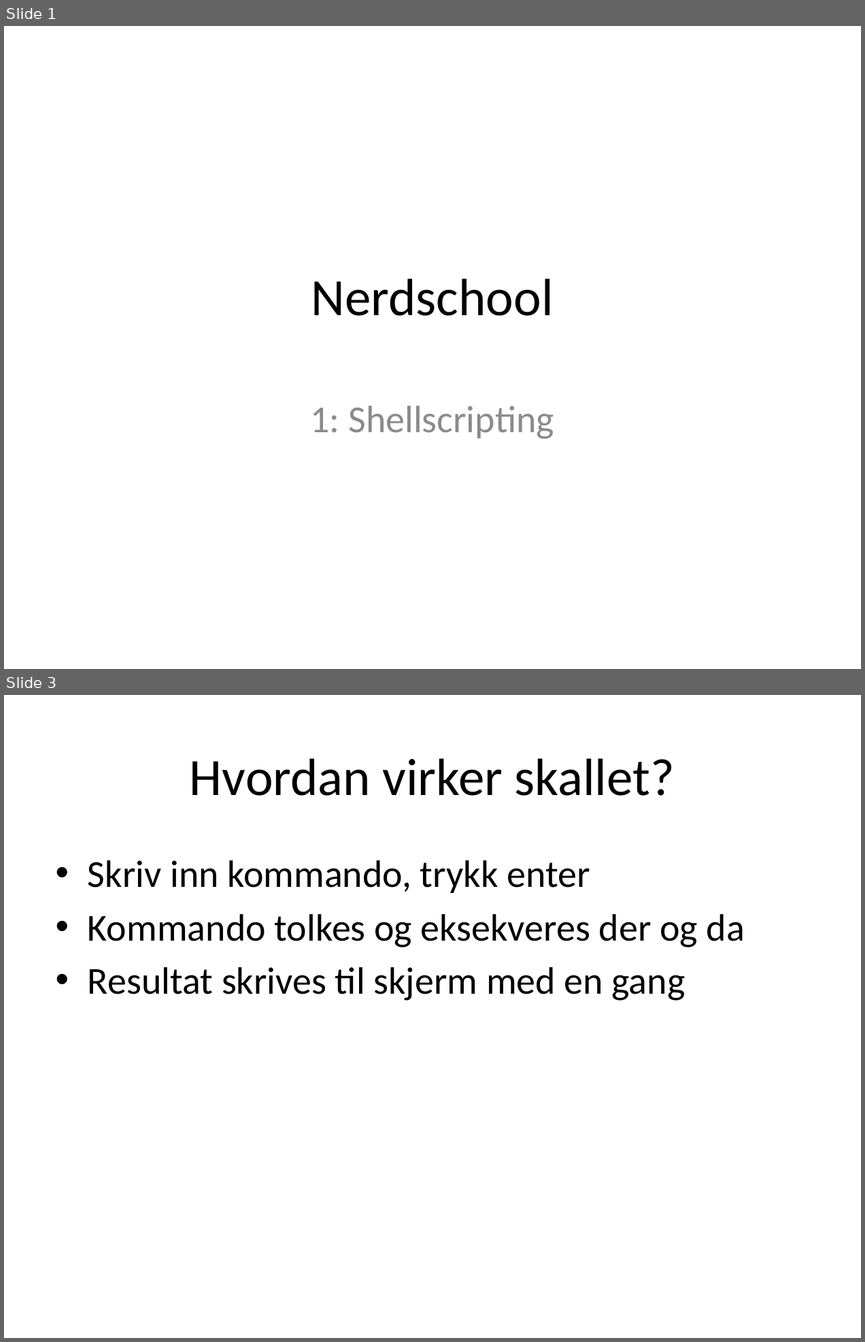
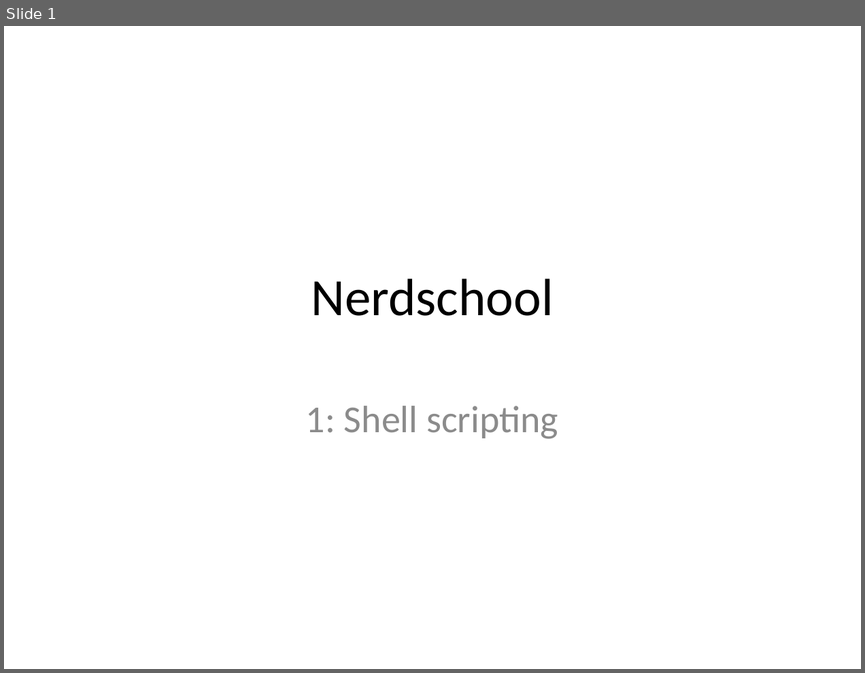
Before and after one commit to anettebgo/nerdschool, a slide deck: 1/shellscripting.pptx. Shown one above the other, each under a label of ours: slides 1 and 3 before the commit, slide 1 after it; the slides between them are not shown. The pictures are 865x1342 and 865x673 pixels, drawn with LibreOffice and Linux fonts; fonts in the diff are those of the drawing. Boxes give left, top, right and bottom in pixels: in the first picture for what was removed or moved away, otherwise in the second. Text is boxed around its words. In the diff, an @@ line names an element or a change of style, - is before the commit and + after.

```diff
--- a/1/shellscripting.pptx
+++ b/1/shellscripting.pptx
@@ slide 3 removed at [4,695,861,1338], background #FFFFFF @@
@@ title removed at [190,758,674,796] @@
-Hvordan virker skallet?
@@ text removed at [88,860,745,1000] @@
-• Skriv inn kommando, trykk enter
-• Kommando tolkes og eksekveres der og da
-• Resultat skrives til skjerm med en gang
@@ slide 1 changed as well @@
@@ subtitle at [306,405,558,439]: spaces changed @@
-1: Shellscripting
+1: Shell scripting
```
Also in this commit, not shown: 3 other slides changed, 6 slides added, 7 other slides removed.
